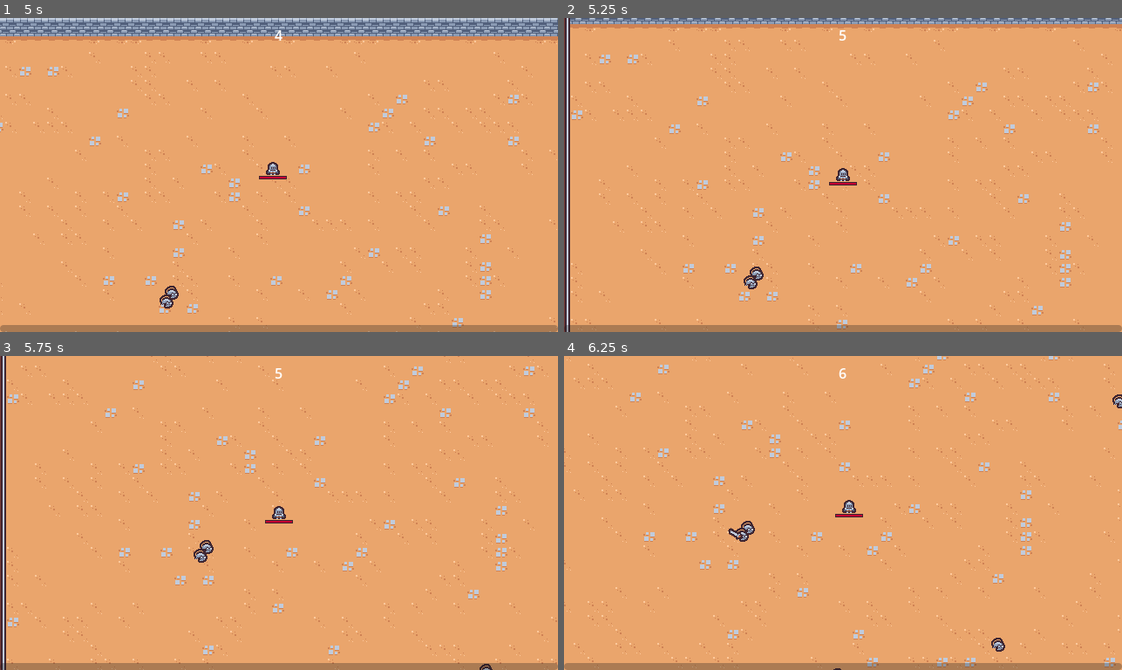
Above: before the commit, frames 1-4 (two rows, left to right).
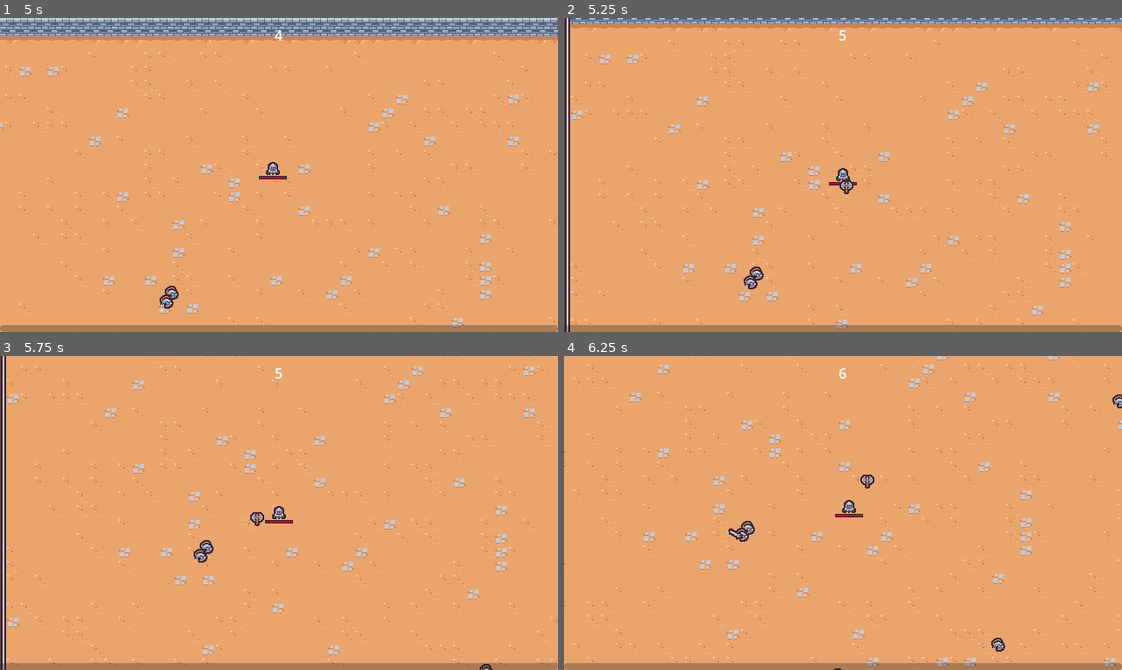
Above: after the commit, the same moments.

Repository: SugarF0x/2D-survivor-course
Game: Godot game, scene res://scenes/main/main.tscn
The game is run twice, just before and just after one commit, with the same random seed, the same clock (stepped at 60 frames per second) and the same inputs.
Inputs (mouse positions are in pixels of both pictures, inside the frame that each line leads up to):
- Up to frame 1 (5 s): move the mouse to (401, 159) at 0.52 s; press the mouse at (401, 159) at 0.53 s; hold D (move_right) 0.53-1.28 s; move the mouse to (167, 190) at 1.27 s; release the mouse at (167, 190) at 1.28 s; hold S (move_down) 1.28-2.03 s; click (167, 190) at 1.35 s; move the mouse to (334, 105) at 2.02 s; press the mouse at (334, 105) at 2.03 s; hold D (move_right) 2.03-2.78 s; move the mouse to (251, 237) at 2.77 s; release the mouse at (251, 237) at 2.78 s; hold W (move_up) 2.78-3.53 s; click (251, 237) at 2.85 s; move the mouse to (446, 222) at 3.52 s; press the mouse at (446, 222) at 3.53 s; hold A (move_left) from 3.53 s (still down); move the mouse to (111, 127) at 4.27 s; release the mouse at (111, 127) at 4.28 s; click (111, 127) at 4.35 s
- Up to frame 2 (5.25 s): move the mouse to (870, 175) at 5.02 s; release A (move_left) at 5.03 s; press the mouse at (870, 175) at 5.03 s; hold S (move_down) from 5.03 s (still down)
- Up to frame 3 (5.75 s): keep holding S (move_down)
- Up to frame 4 (6.25 s): move the mouse to (759, 434) at 5.77 s; release S (move_down) at 5.78 s; release the mouse at (759, 434) at 5.78 s; hold D (move_right) from 5.78 s (still down); click (759, 434) at 5.85 s

Frame 1 is identical in both runs. In frame 2, less than 0.1% of the frame differs, in the area x 49-52%, y 51-57%; in frame 3, less than 0.1%, in the area x 44-48%, y 49-55%; in frame 4, less than 0.1%.

Commit message:
add axe ability scaffold with spin tween

Diff:
--- /dev/null
+++ b/scenes/ability/axe_ability/axe_ability.gd
@@ -0,0 +1,18 @@
+extends Node2D
+
+const MAX_RADIUS = 100
+
+
+func _ready():
+	var tween = create_tween()
+	tween.tween_method(tween_method, 0.0, 2.0, 3)
+
+
+func tween_method(rotations: float):
+	var current_radius = (rotations / 2) * MAX_RADIUS
+	var current_direction = Vector2.RIGHT.rotated(rotations * TAU)
+
+	var player = get_tree().get_first_node_in_group('player') as Node2D
+	if player == null: return
+
+	global_position = player.global_position + (current_direction * current_radius)
--- /dev/null
+++ b/scenes/ability/axe_ability/axe_ability.tscn
@@ -0,0 +1,10 @@
+[gd_scene load_steps=3 format=3 uid="uid://hqasfihmqppr"]
+
+[ext_resource type="Script" path="res://scenes/ability/axe_ability/axe_ability.gd" id="1_lcr8a"]
+[ext_resource type="Texture2D" uid="uid://bvq8bg5lg8rvw" path="res://scenes/ability/axe_ability/axe.png" id="1_n0s5u"]
+
+[node name="AxeAbility" type="Node2D"]
+script = ExtResource("1_lcr8a")
+
+[node name="Sprite2D" type="Sprite2D" parent="."]
+texture = ExtResource("1_n0s5u")
--- /dev/null
+++ b/scenes/ability/axe_ability_controller/axe_ability_controller.gd
@@ -0,0 +1,25 @@
+extends Node
+
+@export var axe_ability_scene: PackedScene
+
+@onready var timer = $Timer
+
+
+func _ready():
+	timer.timeout.connect(on_timer_timeout)
+
+
+func spawn_axe():
+	var player = get_tree().get_first_node_in_group('player') as Node2D
+	if player == null: return
+
+	var foreground = get_tree().get_first_node_in_group('foreground_layer') as Node2D
+	if foreground == null: return
+
+	var axe_instance = axe_ability_scene.instantiate()
+	foreground.add_child(axe_instance)
+	axe_instance.global_position = player.global_position
+
+
+func on_timer_timeout():
+	spawn_axe()
--- /dev/null
+++ b/scenes/ability/axe_ability_controller/axe_ability_controller.tscn
@@ -0,0 +1,12 @@
+[gd_scene load_steps=3 format=3 uid="uid://7qlg21utxltr"]
+
+[ext_resource type="Script" path="res://scenes/ability/axe_ability_controller/axe_ability_controller.gd" id="1_ggh6i"]
+[ext_resource type="PackedScene" uid="uid://hqasfihmqppr" path="res://scenes/ability/axe_ability/axe_ability.tscn" id="2_aedbs"]
+
+[node name="AxeAbilityController" type="Node"]
+script = ExtResource("1_ggh6i")
+axe_ability_scene = ExtResource("2_aedbs")
+
+[node name="Timer" type="Timer" parent="."]
+wait_time = 5.0
+autostart = true
--- a/scenes/game_object/player/player.tscn
+++ b/scenes/game_object/player/player.tscn
@@ -1,9 +1,10 @@
-[gd_scene load_steps=10 format=3 uid="uid://dctuvs2iige5u"]
+[gd_scene load_steps=11 format=3 uid="uid://dctuvs2iige5u"]
 
 [ext_resource type="Texture2D" uid="uid://bsouiyk8ngs1k" path="res://scenes/game_object/player/player.png" id="1_80v7p"]
 [ext_resource type="Script" path="res://scenes/game_object/player/player.gd" id="1_bcfxh"]
 [ext_resource type="PackedScene" uid="uid://qp1lj1qr5ys5" path="res://scenes/ability/sword_ability_controller/sword_ability_controller.tscn" id="2_flk71"]
 [ext_resource type="PackedScene" uid="uid://bn84306o0wkgh" path="res://scenes/component/health_component.tscn" id="2_wu42c"]
+[ext_resource type="PackedScene" uid="uid://7qlg21utxltr" path="res://scenes/ability/axe_ability_controller/axe_ability_controller.tscn" id="4_l8d7o"]
 
 [sub_resource type="StyleBoxFlat" id="StyleBoxFlat_p4gny"]
 bg_color = Color(0.247059, 0.14902, 0.192157, 1)
@@ -36,6 +37,8 @@
 [node name="AbilityManager" type="Node" parent="."]
 
 [node name="SwordAbilityController" parent="AbilityManager" instance=ExtResource("2_flk71")]
+
+[node name="AxeAbilityController" parent="AbilityManager" instance=ExtResource("4_l8d7o")]
 
 [node name="DamageIntervalTimer" type="Timer" parent="."]
 unique_name_in_owner = true
Binary file added: scenes/ability/axe_ability/axe.png
Not shown, added: scenes/ability/axe_ability/axe.png.import
